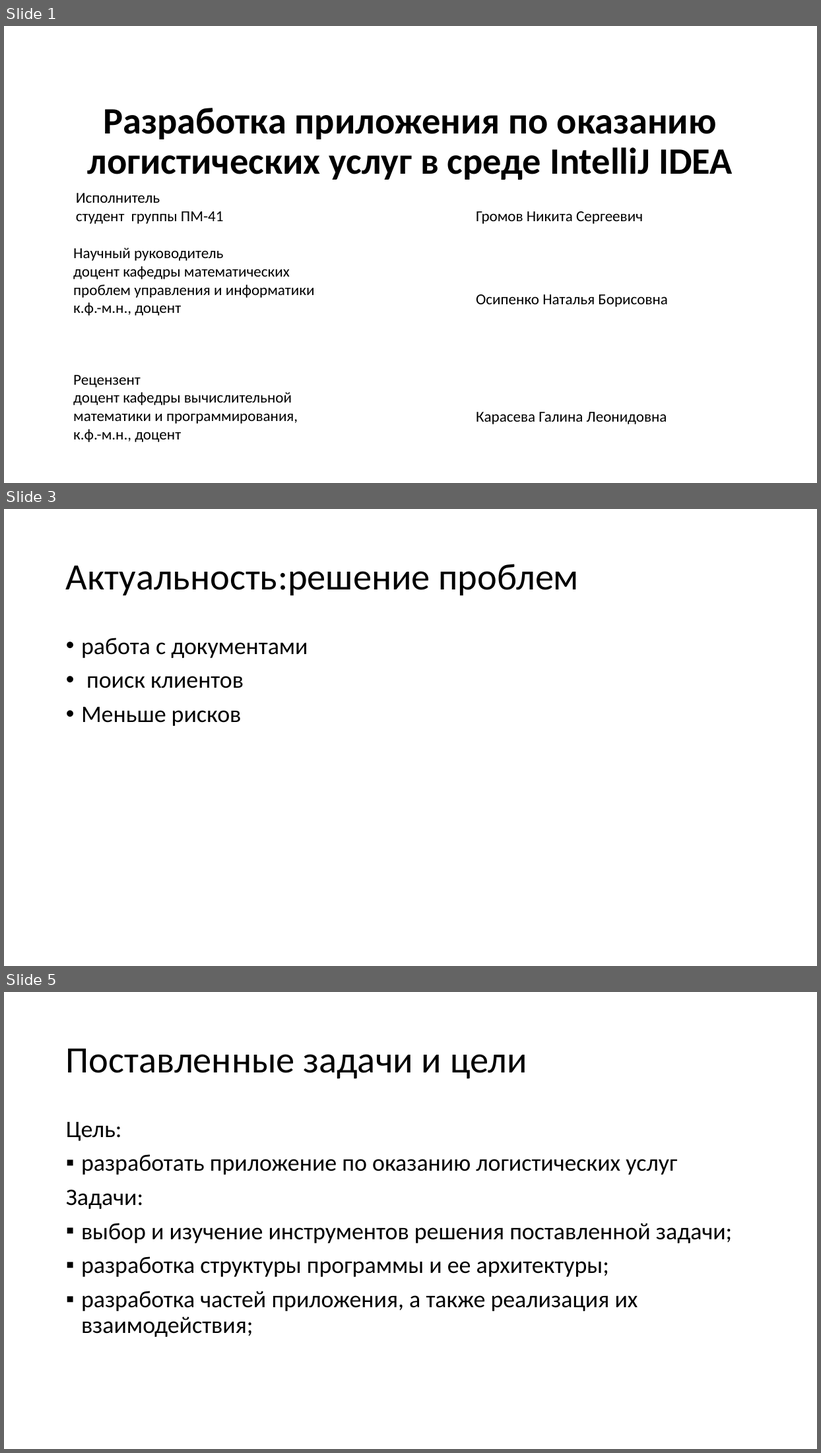
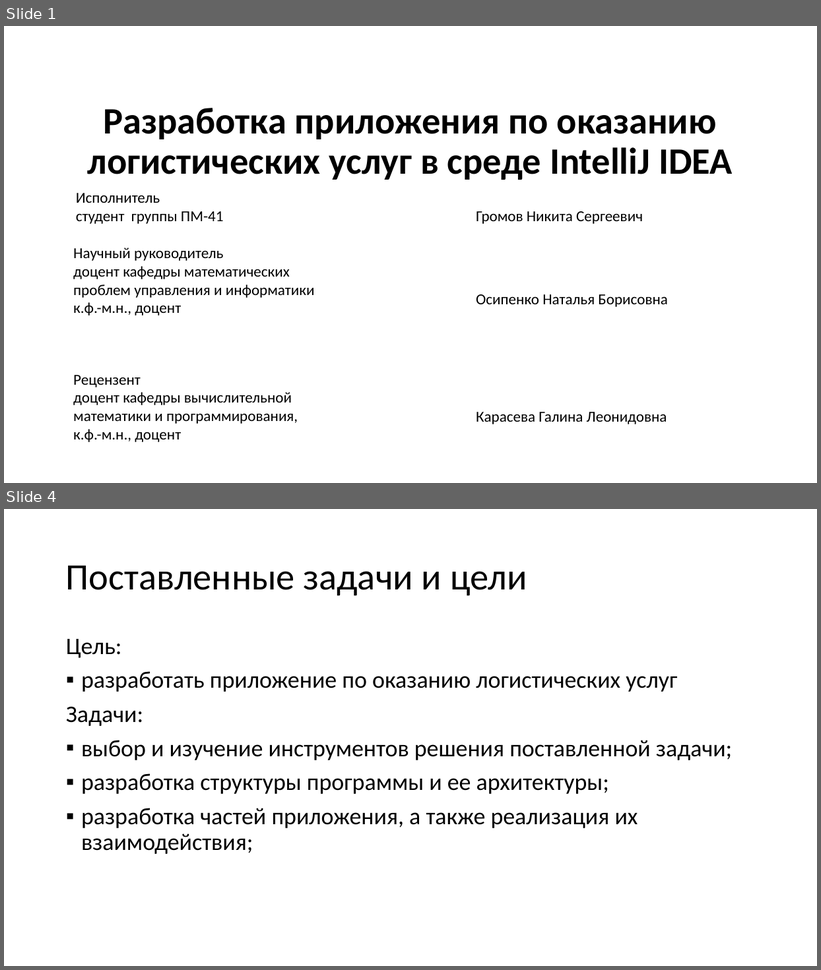
Before and after one commit to gromov-nikita/diplomHUB, a slide deck: diplom v2.0/doc/Презентация.pptx. Shown one above the other, each under a label of ours: slides 1, 3 and 5 before the commit, slides 1 and 4 after it; the slides between them are not shown. The pictures are 821x1453 and 821x970 pixels, drawn with LibreOffice and Linux fonts; fonts in the diff are those of the drawing. Boxes give left, top, right and bottom in pixels: in the first picture for what was removed or moved away, otherwise in the second. Text is boxed around its words. In the diff, an @@ line names an element or a change of style, - is before the commit and + after.

```diff
--- a/diplom v2.0/doc/Презентация.pptx
+++ b/diplom v2.0/doc/Презентация.pptx
@@ slide 3 removed at (4, 509, 817, 966), background #FFFFFF @@
@@ title removed at (66, 564, 580, 595) @@
-Актуальность:решение проблем
@@ text removed at (81, 638, 308, 726) @@
-• работа с документами
-• поиск клиентов
-• Меньше рисков
@@ what was slide 5 is now slide 4 @@
```
Also in this commit, not shown: 2 slides changed.
